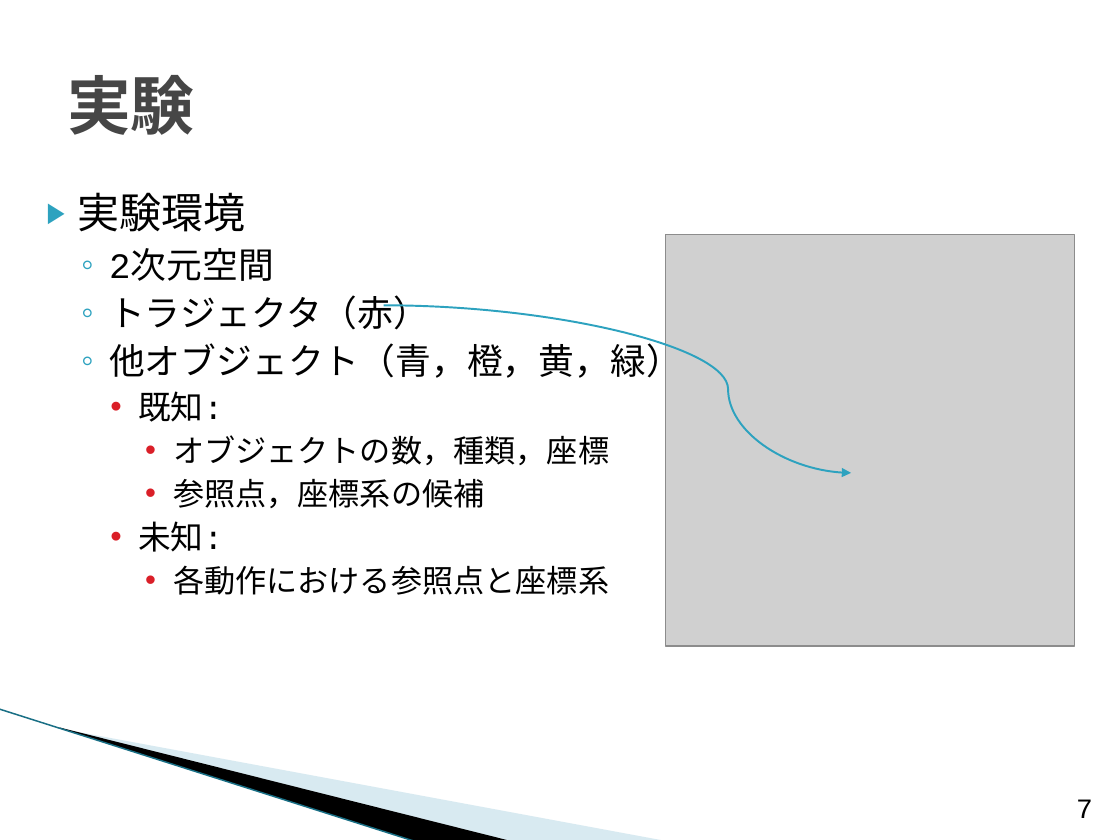
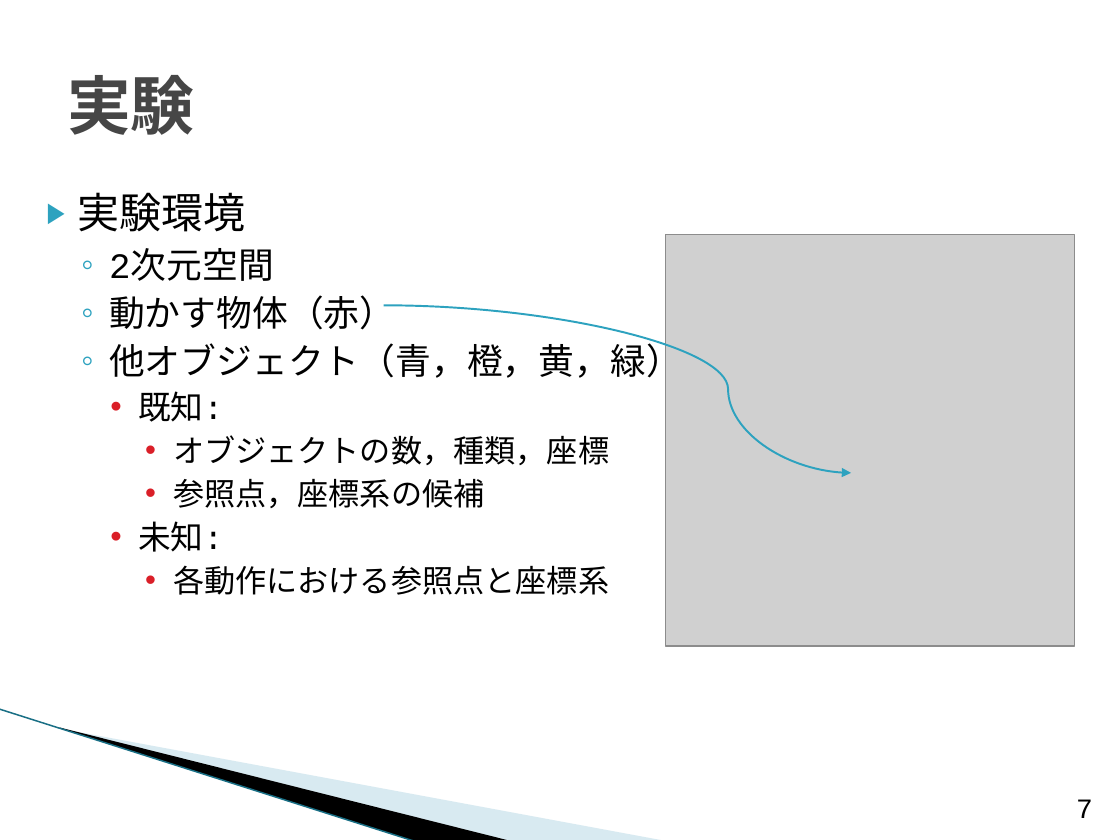
Before and after one commit to TetsuyaKomota/GitforEclipseTest, a slide deck: slide 7 of IntentionLearning/memo/presentation/卒論発表会スライド _2.pptx. Drawn at 1120x840 pixels with LibreOffice and Linux fonts; fonts in the diff are those of the drawing; grey boxes stand for pictures; background and template pictures are left out. Boxes give left, top, right and bottom in pixels: in the first picture for what was removed or moved away, otherwise in the second. Text is boxed around its words. In the diff, an @@ line names an element or a change of style, - is before the commit and + after.

```diff
--- a/IntentionLearning/memo/presentation/卒論発表会スライド _2.pptx
+++ b/IntentionLearning/memo/presentation/卒論発表会スライド _2.pptx
@@ text at [109,295,395,330]: text changed @@
-  ◦ トラジェクタ（赤）
+  ◦ 動かす物体（赤）
```
Also in this commit, not shown: 7 other slides changed, 2 slides added.
